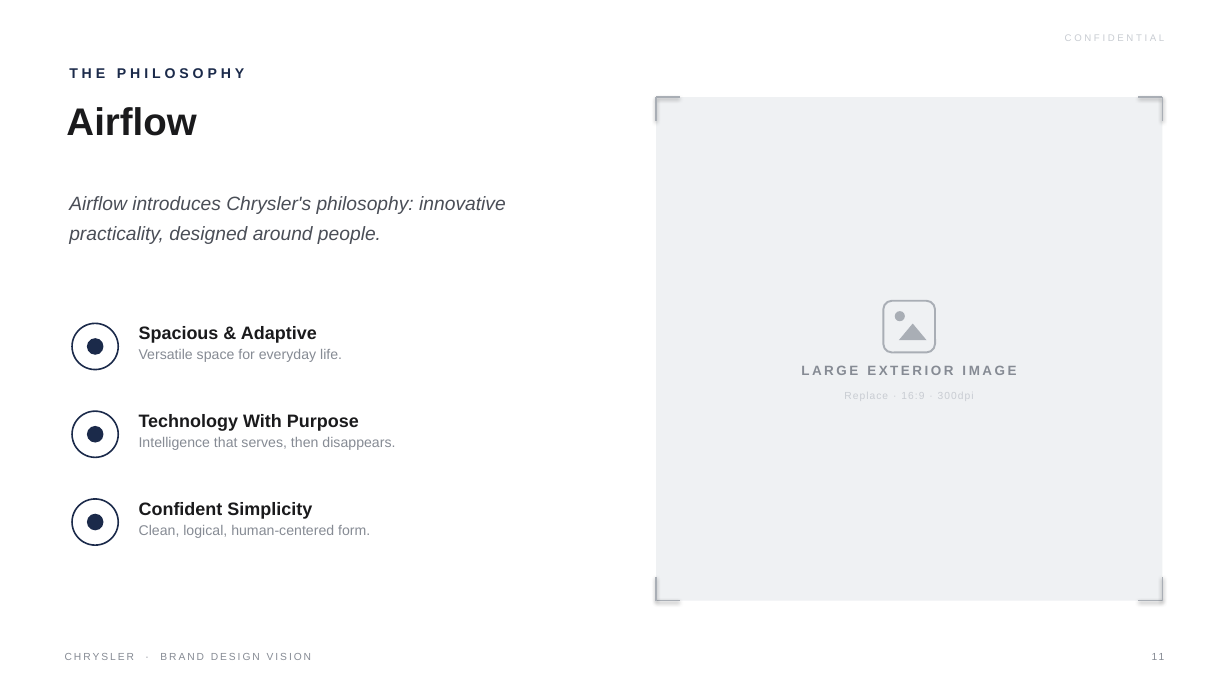
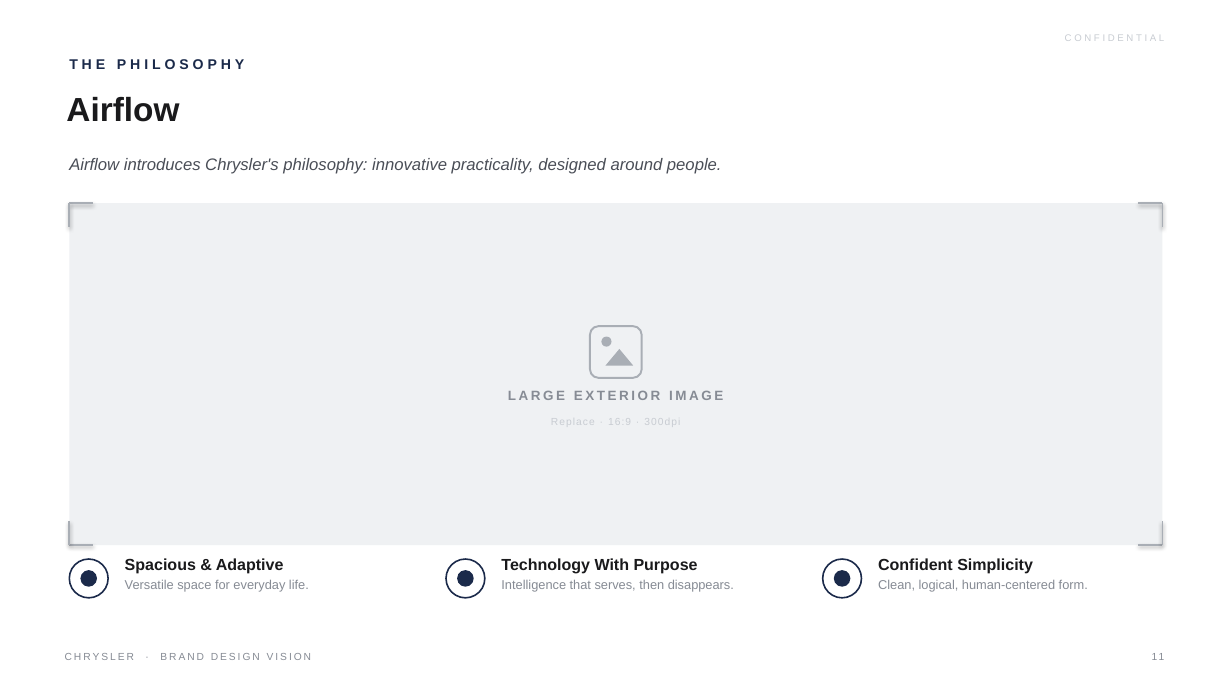
Before and after one commit to LG-Succe55/CLAUDE, a slide deck: slide 11 of Chrysler_Brand_Design_Vision.pptx. Drawn at 1232x693 pixels with LibreOffice and Linux fonts; fonts in the diff are those of the drawing. Boxes give left, top, right and bottom in pixels: in the first picture for what was removed or moved away, otherwise in the second. Text is boxed around its words. In the diff, an @@ line names an element or a change of style, - is before the commit and + after.

```diff
--- a/Chrysler_Brand_Design_Vision.pptx
+++ b/Chrysler_Brand_Design_Vision.pptx
@@ text "THE PHILOSOPHY": place and size @@
-text "THE PHILOSOPHY" at bbox=[69, 68, 244, 78]
+text "THE PHILOSOPHY" at bbox=[69, 59, 244, 69]
@@ text "Airflow": place and size @@
-text "Airflow" at bbox=[66, 107, 196, 136]
+text "Airflow" at bbox=[66, 97, 179, 122]
@@ text "Airflow" at bbox=[66, 97, 179, 122]: size 30 to 26 pt @@
@@ text "Airflow introduces Chrysler's philosophy: innovative ...": place and size @@
-text "Airflow introduces Chrysler's philosophy: innovative ..." at bbox=[69, 196, 506, 244]
+text "Airflow introduces Chrysler's philosophy: innovative ..." at bbox=[69, 158, 722, 174]
@@ text "Airflow introduces Chrysler's philosophy: innovative ..." at bbox=[69, 158, 722, 174]: size 15 to 13 pt; line spacing 1.3 to 1.2 @@
@@ elbow line moved from (656, 97) - (656, 121) to (69, 203) - (69, 227) @@
@@ elbow line moved from (656, 97) - (680, 97) to (69, 203) - (93, 203) @@
@@ rectangle: place and size @@
-rectangle at bbox=[656, 97, 1163, 601]
+rectangle at bbox=[69, 203, 1163, 545]
@@ elbow line moved from (1163, 97) - (1139, 97) to (1163, 203) - (1139, 203) @@
@@ elbow line moved from (1163, 97) - (1163, 121) to (1163, 203) - (1163, 227) @@
@@ 1 rounded rectangle, 1 triangle, 1 ellipse: place and size @@
-1 rounded rectangle, 1 triangle, 1 ellipse at bbox=[884, 300, 935, 352]
+1 rounded rectangle, 1 triangle, 1 ellipse at bbox=[590, 326, 641, 378]
@@ text "LARGE EXTERIOR IMAGE": place and size @@
-text "LARGE EXTERIOR IMAGE" at bbox=[801, 365, 1016, 375]
+text "LARGE EXTERIOR IMAGE" at bbox=[508, 390, 723, 400]
@@ text "Replace · 16:9 · 300dpi" rewrapped from bbox=[656, 389, 1163, 417] to bbox=[69, 415, 1163, 443] @@
@@ elbow line moved from (656, 601) - (656, 577) to (69, 545) - (69, 521) @@
@@ elbow line moved from (1163, 601) - (1163, 577) to (1163, 545) - (1163, 521) @@
@@ ellipse: place and size @@
-ellipse at bbox=[72, 499, 118, 545]
+ellipse at bbox=[69, 559, 108, 598]
@@ elbow line moved from (656, 601) - (680, 601) to (69, 545) - (93, 545) @@
@@ text "Spacious & Adaptive": place and size @@
-text "Spacious & Adaptive" at bbox=[139, 326, 342, 362]
+text "Spacious & Adaptive" at bbox=[125, 558, 309, 592]
@@ text "Spacious & Adaptive" at bbox=[125, 558, 309, 592]: size 14 to 12.5 pt in "Spacious & Adaptive"; size 11 to 10 pt in "Versatile space for everyday life."; less space between paragraphs; line spacing 1 to 1.1 @@
@@ ellipse: place and size @@
-ellipse at bbox=[72, 323, 118, 370]
+ellipse at bbox=[446, 559, 485, 598]
@@ text "Technology With Purpose": place and size @@
-text "Technology With Purpose" at bbox=[139, 414, 395, 450]
+text "Technology With Purpose" at bbox=[501, 558, 734, 592]
@@ text "Technology With Purpose" at bbox=[501, 558, 734, 592]: size 14 to 12.5 pt in "Technology With Purpose"; size 11 to 10 pt in "Intelligence that serves, then disappears."; less space between paragraphs; line spacing 1 to 1.1 @@
@@ ellipse: place and size @@
-ellipse at bbox=[72, 411, 118, 457]
+ellipse at bbox=[823, 559, 861, 598]
@@ text "Confident Simplicity": place and size @@
-text "Confident Simplicity" at bbox=[139, 502, 370, 538]
+text "Confident Simplicity" at bbox=[878, 558, 1088, 592]
@@ text "Confident Simplicity" at bbox=[878, 558, 1088, 592]: size 14 to 12.5 pt in "Confident Simplicity"; size 11 to 10 pt in "Clean, logical, human-centered form."; less space between paragraphs; line spacing 1 to 1.1 @@
@@ elbow line moved from (1163, 601) - (1139, 601) to (1163, 545) - (1139, 545) @@
@@ ellipse: place and size @@
-ellipse at bbox=[87, 514, 104, 531]
+ellipse at bbox=[80, 570, 97, 587]
@@ ellipse: place and size @@
-ellipse at bbox=[87, 338, 104, 355]
+ellipse at bbox=[457, 570, 474, 587]
@@ ellipse: place and size @@
-ellipse at bbox=[87, 426, 104, 443]
+ellipse at bbox=[834, 570, 850, 587]
```
Also in this commit, not shown: 4 other slides changed, 1 other file.
